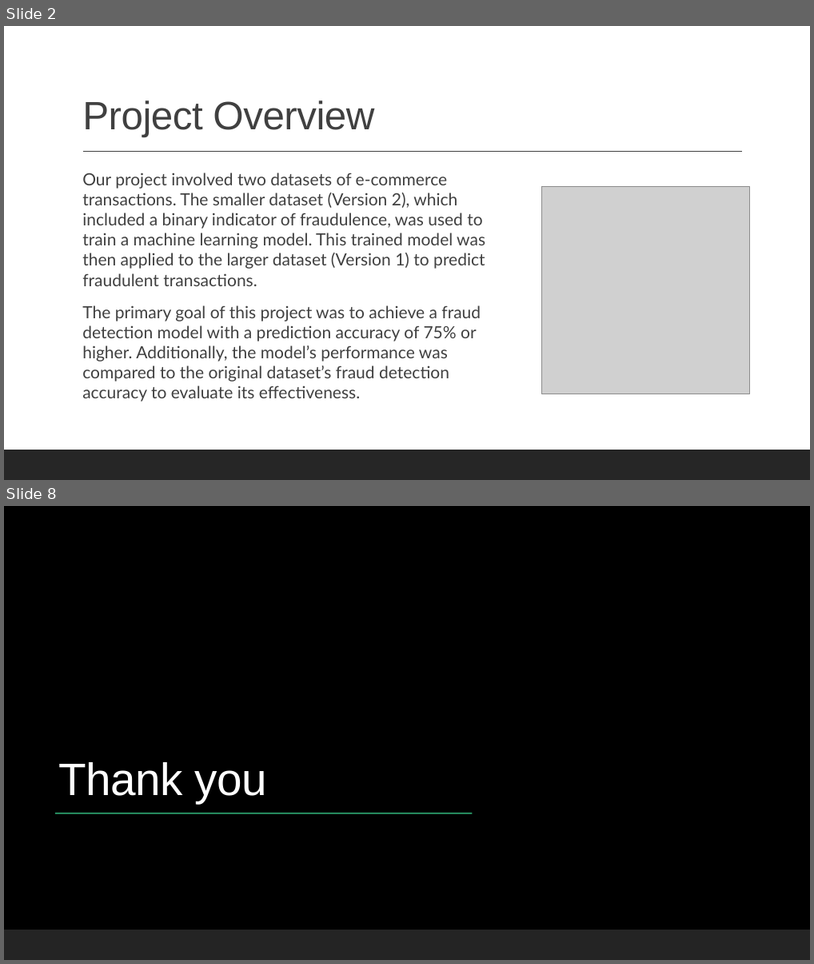
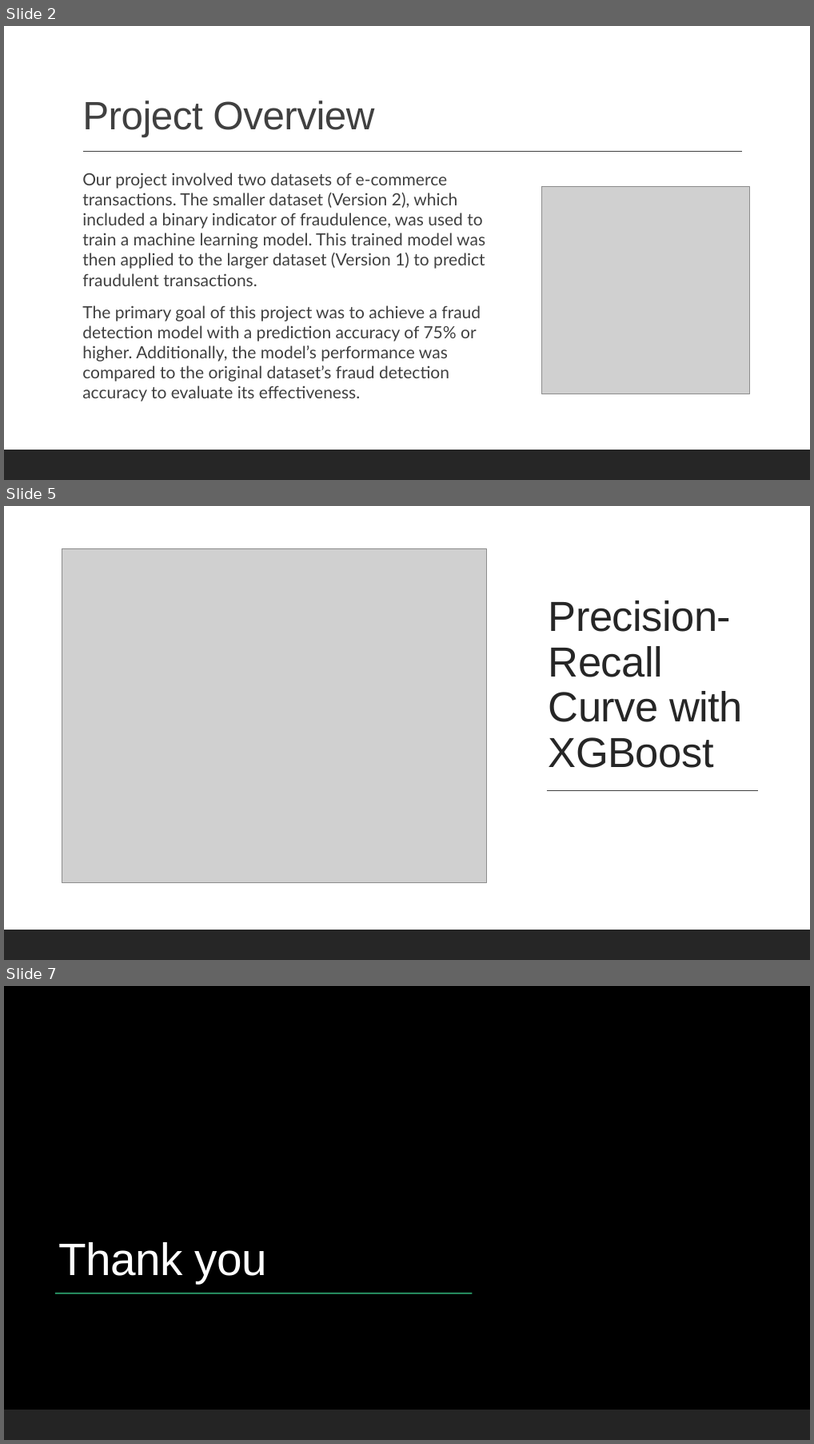
Before and after one commit to aferrodelgado/Project-4, a slide deck: Project 4 Presentation.pptx. Shown one above the other, each under a label of ours: slides 2 and 8 before the commit, slides 2, 5 and 7 after it; the slides between them are not shown. The pictures are 814x964 and 814x1444 pixels, drawn with LibreOffice and Linux fonts; fonts in the diff are those of the drawing; grey boxes stand for pictures; background and template pictures are left out. Boxes give left, top, right and bottom in pixels: in the first picture for what was removed or moved away, otherwise in the second. Text is boxed around its words. In the diff, an @@ line names an element or a change of style, - is before the commit and + after.

```diff
--- a/Project 4 Presentation.pptx
+++ b/Project 4 Presentation.pptx
@@ slide 5 added at (4,506,810,960), background #FFFFFF @@
@@ rectangle added at (4,506,810,960), fill #FFFFFF @@
@@ picture added at (62,548,486,883) @@
@@ title added at (549,600,743,768), 50 pt, text #262626 @@
+Precision-Recall Curve with XGBoost
@@ line added from (547, 790) to (759, 790), #404040 1 pt @@
@@ rectangle added at (4,929,810,960), fill #262626 @@
@@ what was slide 8 is now slide 7 @@
```
Also in this commit, not shown: 1 slide changed, 2 other slides added, 4 slides removed, 8 other files.
